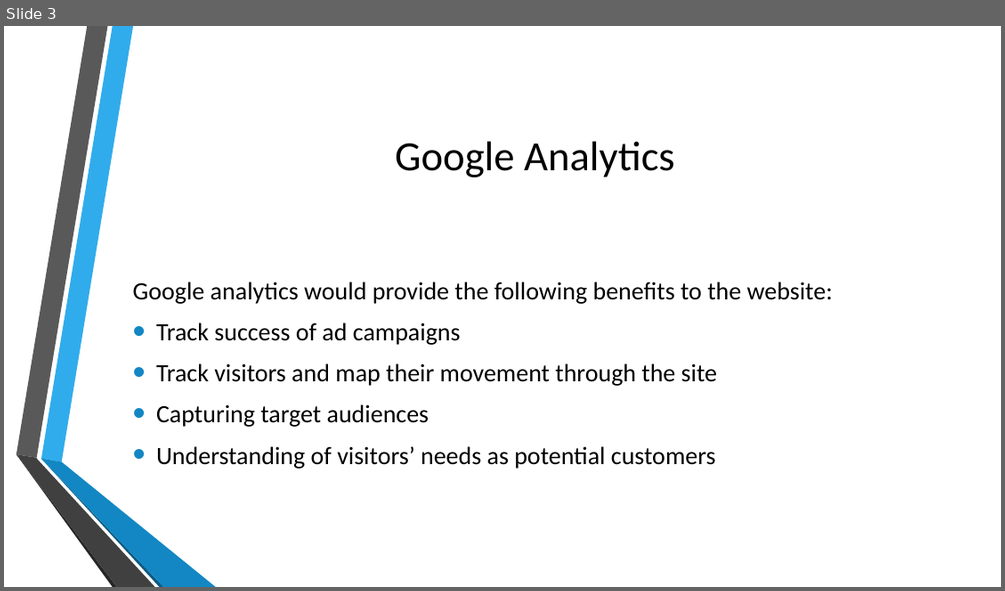
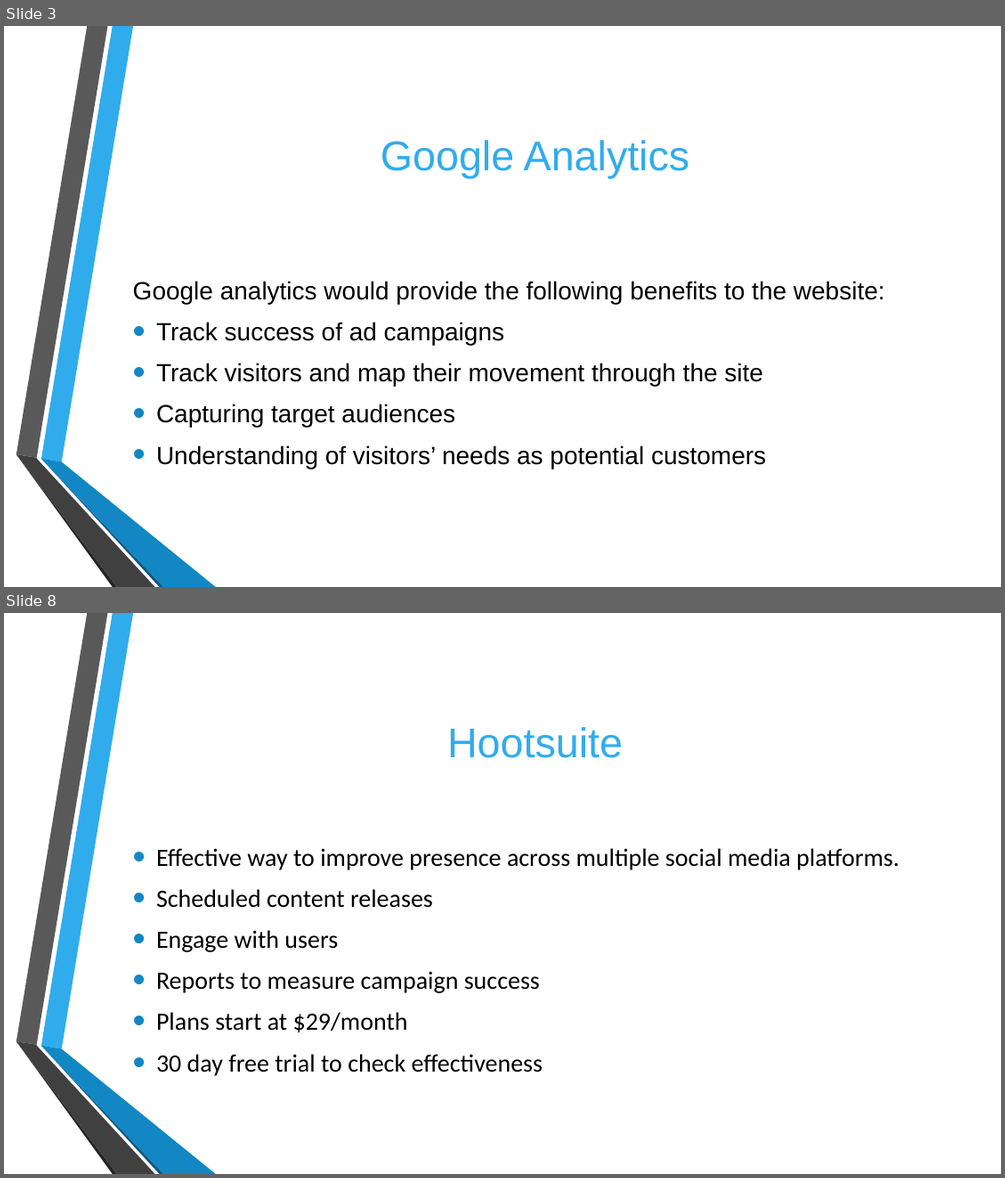
Before and after one commit to usmcamgrimm/WDD229-Advanced-Web-Design, a slide deck: Final/BevsBakeryFinal.pptx. Shown one above the other, each under a label of ours: slide 3 before the commit, slides 3 and 8 after it; the slides between them are not shown. The pictures are 1005x591 and 1005x1178 pixels, drawn with LibreOffice and Linux fonts; fonts in the diff are those of the drawing; background and template pictures are left out. Boxes give left, top, right and bottom in pixels: in the first picture for what was removed or moved away, otherwise in the second. Text is boxed around its words. In the diff, an @@ line names an element or a change of style, - is before the commit and + after.

```diff
--- a/Final/BevsBakeryFinal.pptx
+++ b/Final/BevsBakeryFinal.pptx
@@ slide 8 added at <box>4,613,1001,1174</box>, background picture (left out); not listed: 6 template elements that a slide beside it also shows @@
@@ title added at <box>447,727,623,758</box>, 40 pt, text #30ACEC @@
+Hootsuite
@@ text added at <box>156,848,899,1076</box>, 24 pt, text #000000 @@
+• Effective way to improve presence across multiple social media platforms.
+• Scheduled content releases
+• Engage with users
+• Reports to measure campaign success
+• Plans start at $29/month
+• 30 day free trial to check effectiveness
@@ slide 3 changed as well @@
@@ title "Google Analytics" at <box>380,140,690,178</box>: font Calibri to Arial, text colour #000000 to #30ACEC @@
@@ text "Google analytics would provide the ..." at <box>133,281,885,468</box>: font Calibri to Arial @@
```
Also in this commit, not shown: 2 other slides changed, 4 other slides added, 5 other files.
